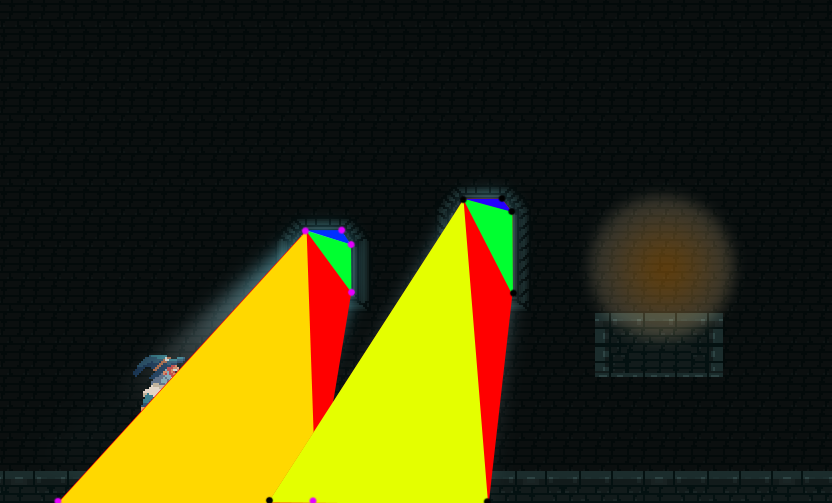
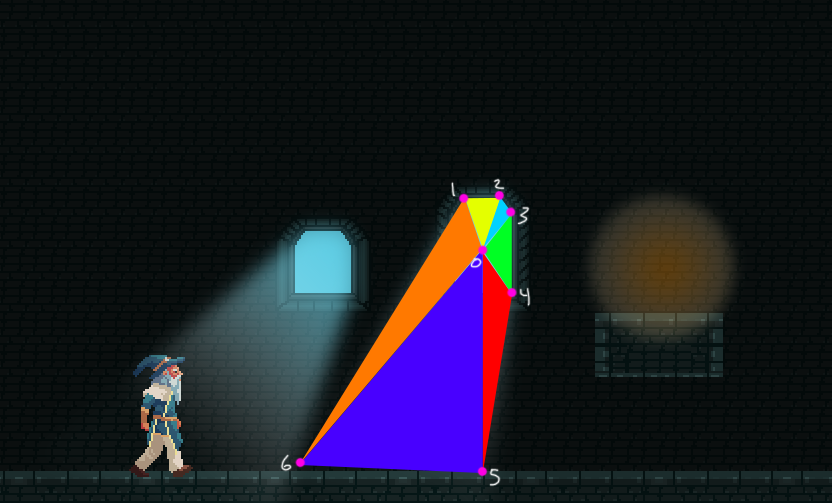
Comparing the layer stacks of the two 832 × 503 images. Changes:
renamed "Layer 9" to "Layer 15", moved it above "Layer 14", painted on it over 280, 178, 531, 487
added layer "Layer 14" above "Layer 13" over 479, 246, 487, 253
renamed "Layer 10" to "Layer 13", hid it, moved it above "Layer 11", painted on it over 57, 225, 395, 503
hid "Layer 11", moved it above "Layer 12", painted on it over 54, 226, 356, 503
hid "Layer 12", painted on it over 53, 193, 518, 503
